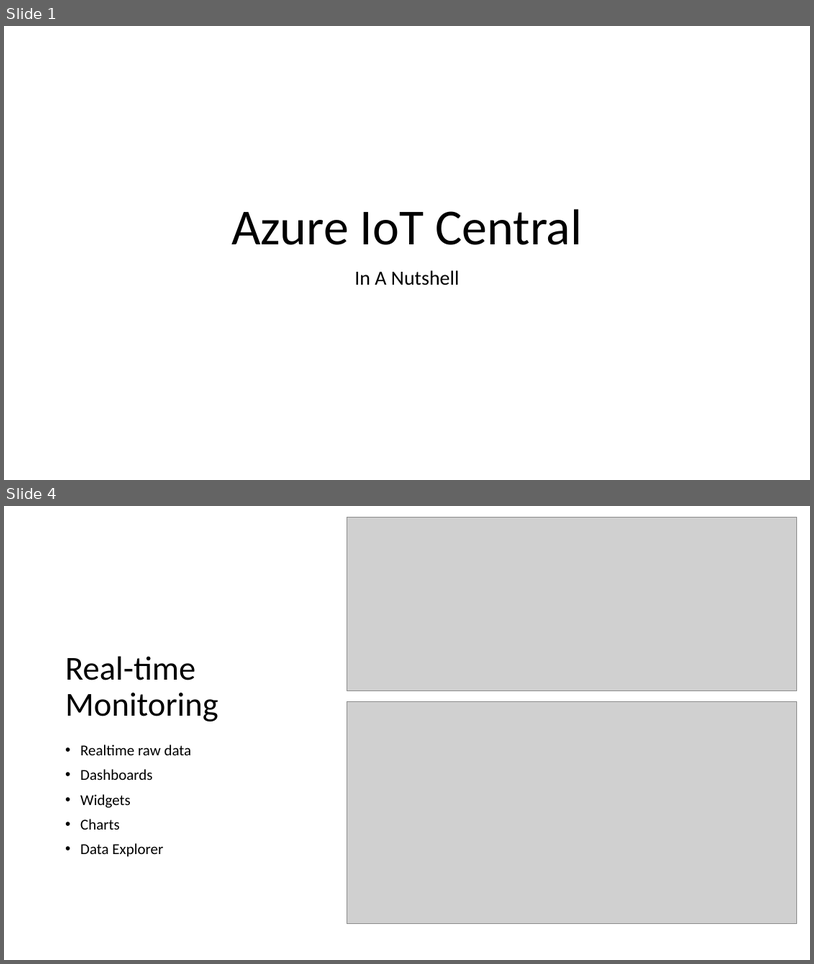
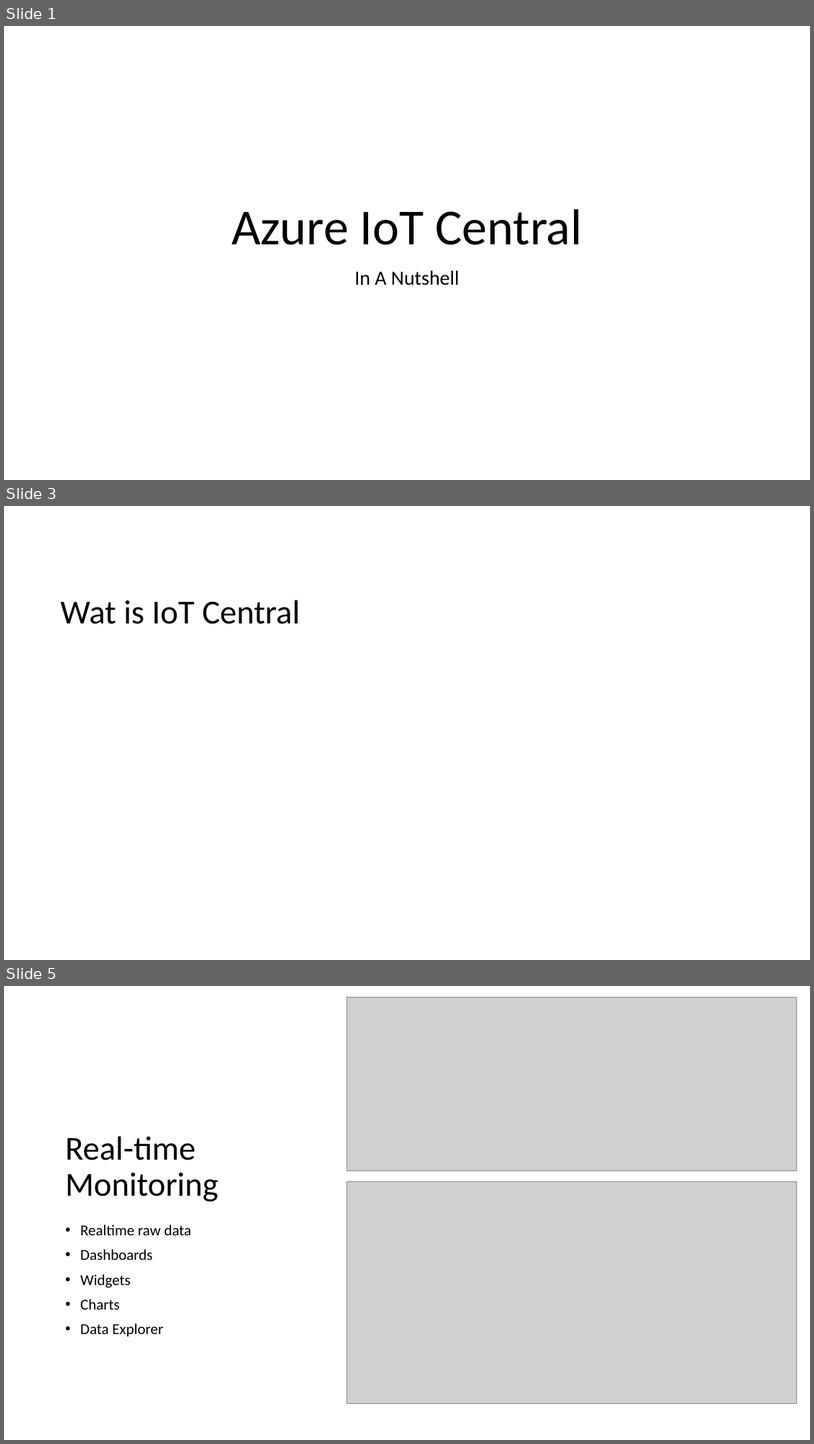
Before and after one commit to thomasgodon/DevCruiseTalk2023, a slide deck: .ppt/Azure Iot Central.pptx. Shown one above the other, each under a label of ours: slides 1 and 4 before the commit, slides 1, 3 and 5 after it; the slides between them are not shown. The pictures are 814x964 and 814x1444 pixels, drawn with LibreOffice and Linux fonts; fonts in the diff are those of the drawing; grey boxes stand for pictures. Boxes give left, top, right and bottom in pixels: in the first picture for what was removed or moved away, otherwise in the second. Text is boxed around its words. In the diff, an @@ line names an element or a change of style, - is before the commit and + after.

```diff
--- a/.ppt/Azure Iot Central.pptx
+++ b/.ppt/Azure Iot Central.pptx
@@ slide 3 added at box(4, 506, 810, 960), background #FFFFFF @@
@@ text added at box(60, 600, 300, 624), 40 pt, text #000000 @@
+Wat is IoT Central
@@ what was slide 4 is now slide 5 @@
```
Also in this commit, not shown: 6 slides changed, 1 other slide added, 1 slide removed, 1 other file.
